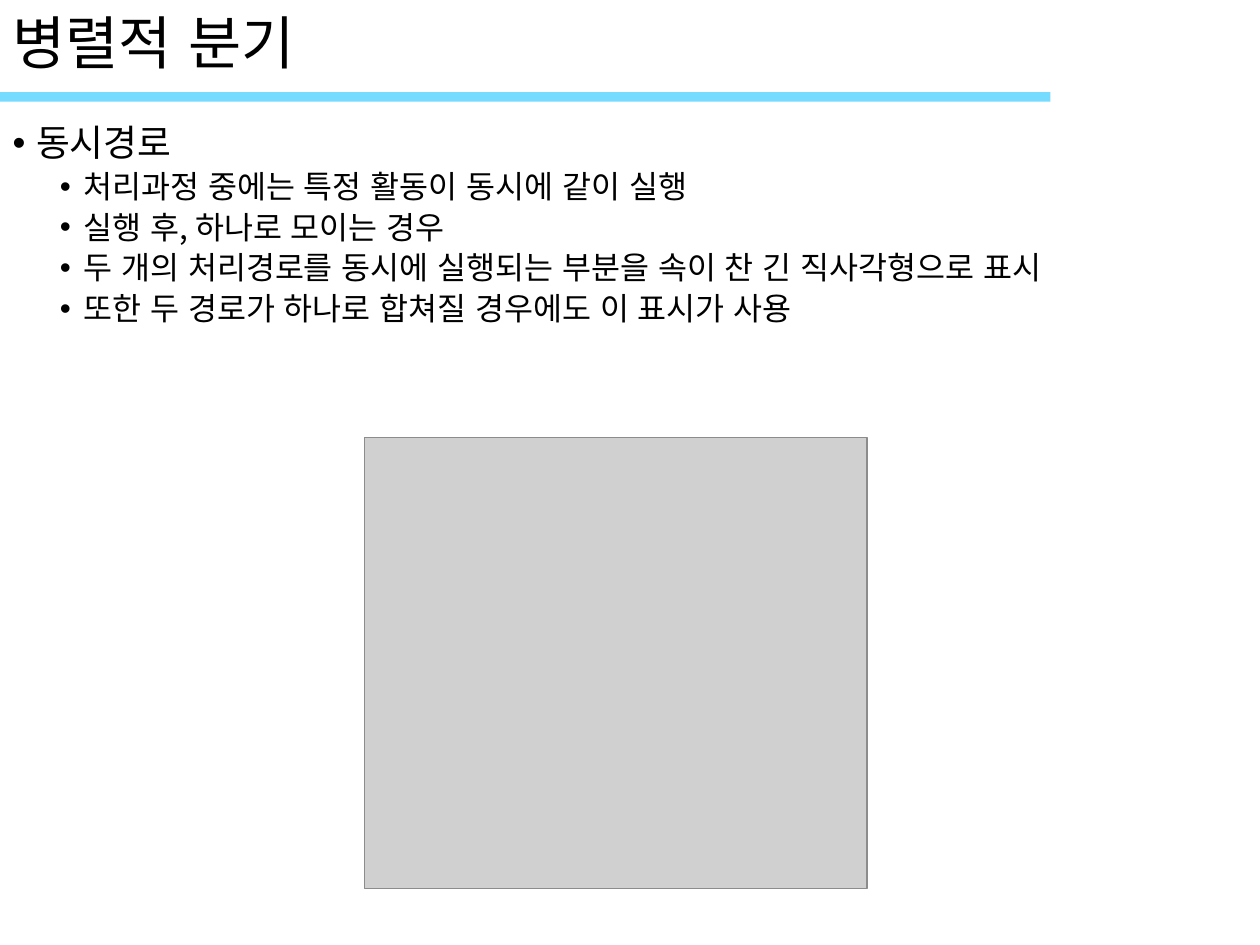
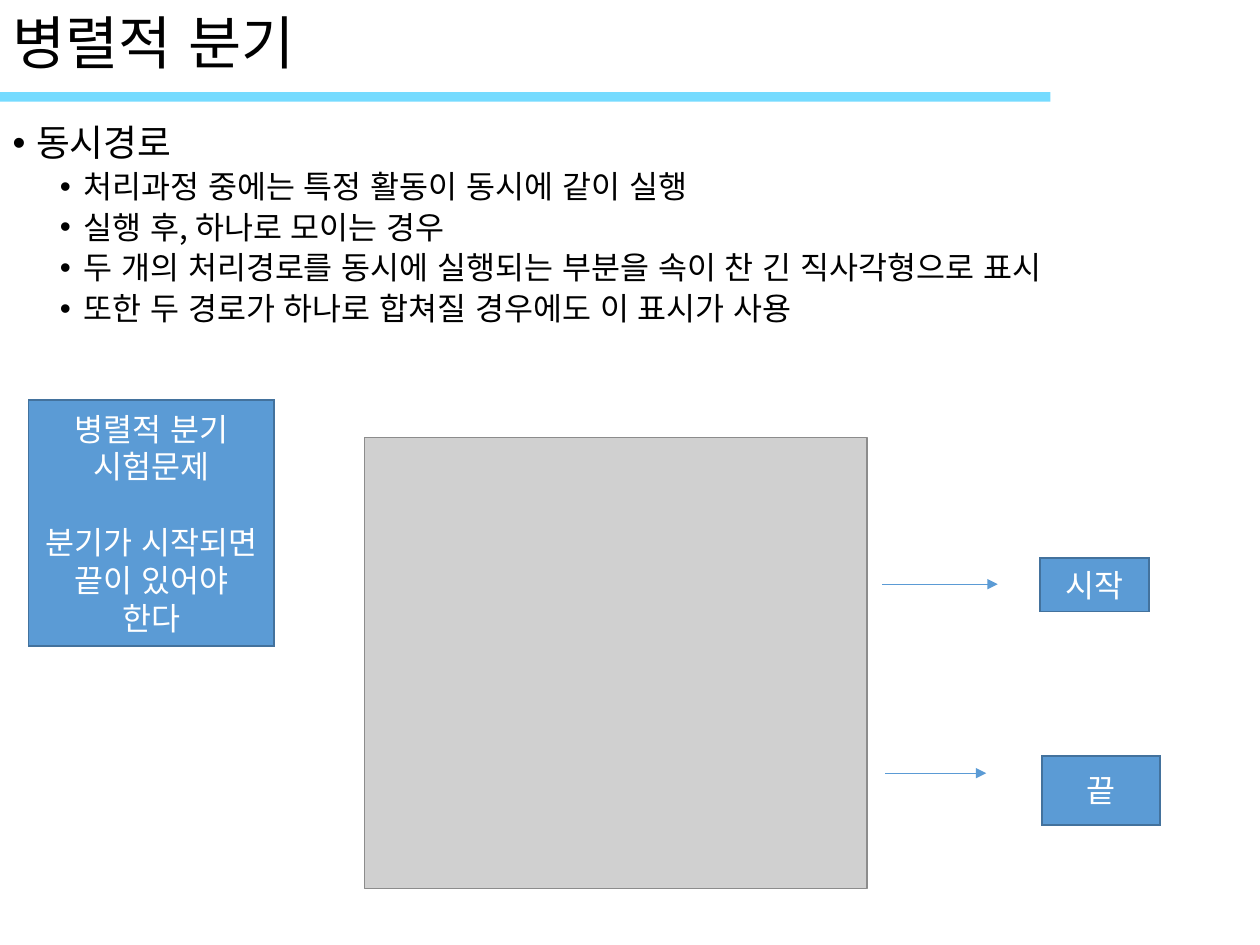
Before and after one commit to ImSeongMuk/study, a slide deck: slide 41 of UML/789_객체UML(프로세스).pptx. Drawn at 1260x945 pixels with LibreOffice and Linux fonts; fonts in the diff are those of the drawing; grey boxes stand for pictures; background and template pictures are left out. Boxes give left, top, right and bottom in pixels: in the first picture for what was removed or moved away, otherwise in the second. Text is boxed around its words. In the diff, an @@ line names an element or a change of style, - is before the commit and + after.

Commit message:
20190917-3 시험 준비

```diff
--- a/UML/789_객체UML(프로세스).pptx
+++ b/UML/789_객체UML(프로세스).pptx
@@ rectangle added at [29,399,275,645], fill #5B9BD5, outline #43739E 1 pt, 18 pt, text #FFFFFF @@
+병렬적 분기
+시험문제
+분기가 시작되면 끝이 있어야 한다
@@ rectangle added at [1040,558,1148,612], fill #5B9BD5, outline #43739E 1 pt, 18 pt, text #FFFFFF @@
+시작
@@ arrow added from (882, 585) to (998, 585), #5B9BD5 0.5 pt @@
@@ arrow added from (886, 774) to (987, 774), #5B9BD5 0.5 pt @@
@@ rectangle added at [1042,756,1160,825], fill #5B9BD5, outline #43739E 1 pt, 18 pt, text #FFFFFF @@
+끝
```
Also in this commit, not shown: 2 other slides changed, 5 other files.
